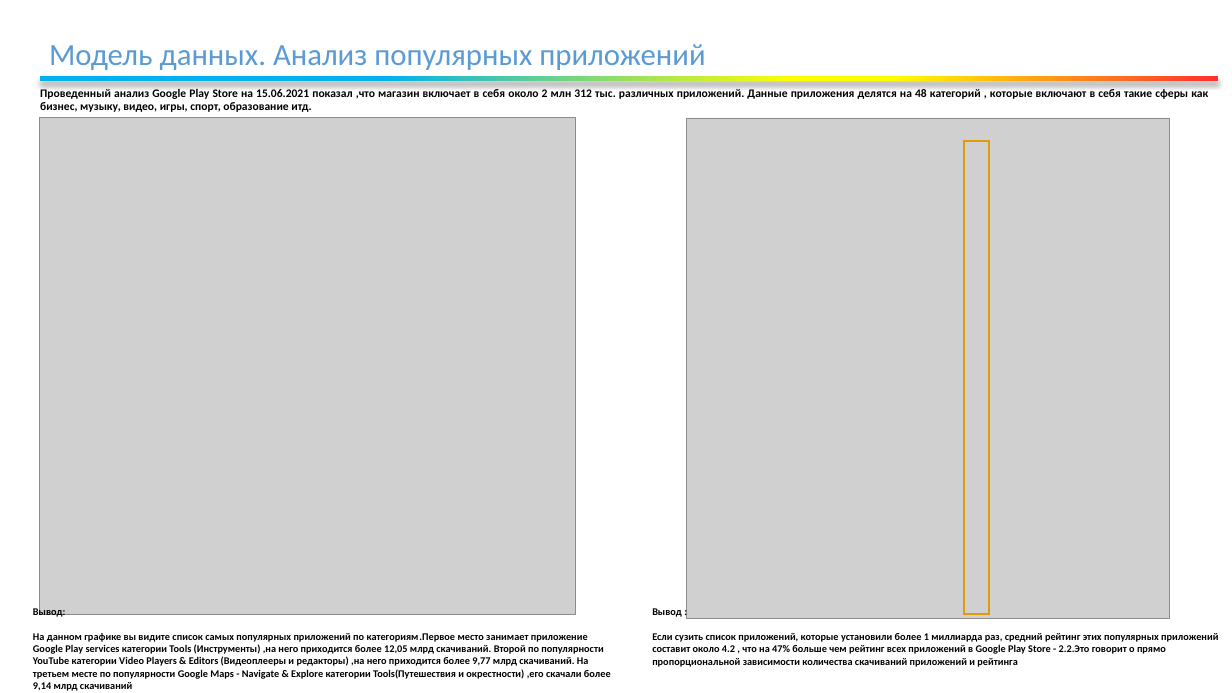
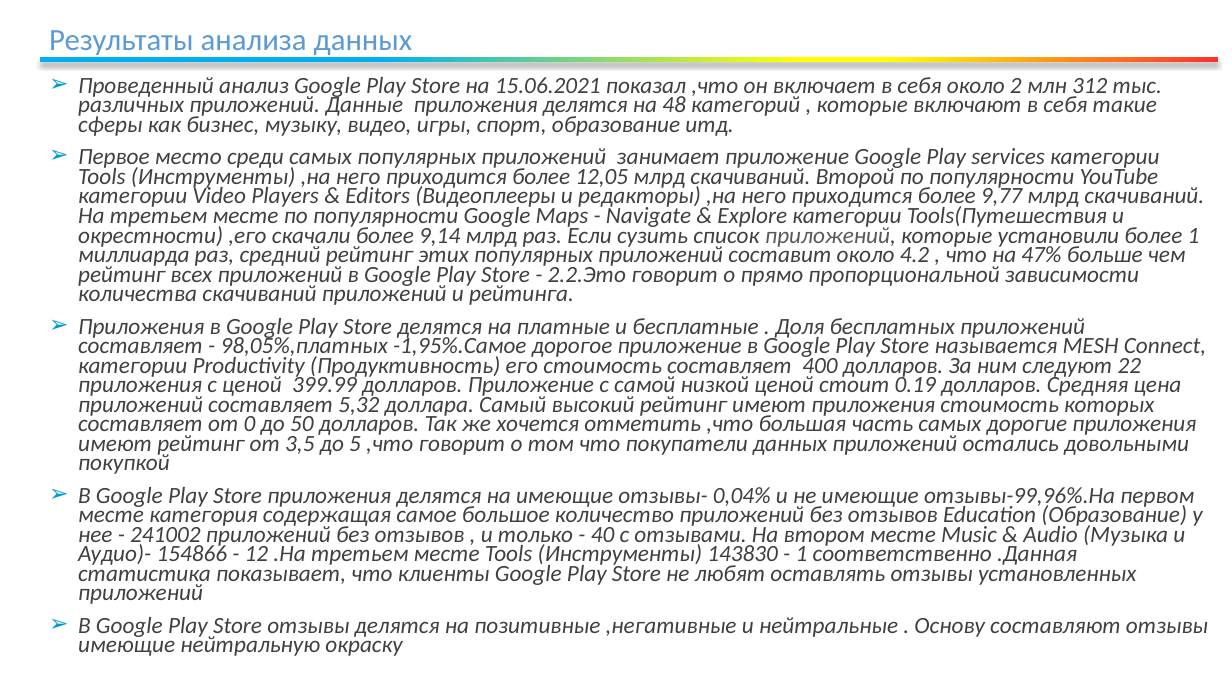
Before and after one commit to KatenokDav/data-analyst-python-course, a slide deck: slide 6 of final school project DA/Final school project DA(presentation).pptx (slide 5 before the commit). Drawn at 1232x693 pixels with LibreOffice and Linux fonts; fonts in the diff are those of the drawing; grey boxes stand for pictures; background and template pictures are left out. Boxes give left, top, right and bottom in pixels: in the first picture for what was removed or moved away, otherwise in the second. Text is boxed around its words. In the diff, an @@ line names an element or a change of style, - is before the commit and + after.

```diff
--- a/final school project DA/Final school project DA(presentation).pptx
+++ b/final school project DA/Final school project DA(presentation).pptx
@@ rectangle: place and size @@
-rectangle at [40,77,1217,81]
+rectangle at [40,57,1217,62]
@@ text removed at [49,44,705,70] @@
-Модель данных. Анализ популярных приложений
@@ text added at [49,30,413,58], 24 pt, text #5B9BD5 @@
+Результаты анализа данных
@@ text removed at [40,89,1208,112] @@
-Проведенный анализ Google Play Store на 15.06.2021 показал ,что магазин включает в себя около 2 млн 312 тыс. различных приложений. Данные приложения делятся на 48 категорий , которые включают в себя такие сферы как бизнес, музыку, видео, игры, спорт, образование итд.
@@ text added at [78,77,1208,656], 18.1 pt, text #404040, italic @@
+➢ Проведенный анализ Google Play Store на 15.06.2021 показал ,что он включает в себя около 2 млн 312 тыс. различных приложений. Данные приложения делятся на 48 категорий , которые включают в себя такие сферы как бизнес, музыку, видео, игры, спорт, образование итд.
+➢ Первое место среди самых популярных приложений занимает приложение Google Play services категории Tools (Инструменты) ,на него приходится более 12,05 млрд скачиваний. Второй по популярности YouTube категории Video Players & Editors (Видеоплееры и редакторы) ,на него приходится более 9,77 млрд скачиваний. На третьем месте по популярности Google Maps - Navigate & Explore категории Tools(Путешествия и окрестности) ,его скачали более 9,14 млрд раз. Если сузить список приложений, которые установили более 1 миллиарда раз, средний рейтинг этих популярных приложений составит около 4.2 , что на 47% больше чем рейтинг всех приложений в Google Play Store - 2.2.Это говорит о прямо пропорциональной зависимости количества скачиваний приложений и рейтинга.
+➢ Приложения в Google Play Store делятся на платные и бесплатные . Доля бесплатных приложений составляет - 98,05%,платных -1,95%.Самое дорогое приложение в Google Play Store называется MESH Connect, категории Productivity (Продуктивность) его стоимость составляет 400 долларов. За ним следуют 22 приложения с ценой 399.99 долларов. Приложение с самой низкой ценой стоит 0.19 долларов. Средняя цена приложений составляет 5,32 доллара. Самый высокий рейтинг имеют приложения стоимость которых составляет от 0 до 50 долларов. Так же хочется отметить ,что большая часть самых дорогие приложения имеют рейтинг от 3,5 до 5 ,что говорит о том что покупатели данных приложений остались довольными покупкой
+➢ В Google Play Store приложения делятся на имеющие отзывы- 0,04% и не имеющие отзывы-99,96%.На первом месте категория содержащая самое большое количество приложений без отзывов Education (Образование) у нее - 241002 приложений без отзывов , и только - 40 с отзывами. На втором месте Music & Audio (Музыка и Аудио)- 154866 - 12 .На третьем месте Tools (Инструменты) 143830 - 1 соответственно .Данная статистика показывает, что клиенты Google Play Store не любят оставлять отзывы установленных приложений
+➢ В Google Play Store отзывы делятся на позитивные ,негативные и нейтральные . Основу составляют отзывы имеющие нейтральную окраску
@@ picture removed at [40,117,576,615] @@
@@ picture removed at [687,118,1170,619] @@
@@ rectangle removed at [964,140,990,615] @@
@@ text removed at [33,606,611,691] @@
-Вывод:
-На данном графике вы видите список самых популярных приложений по категориям.Первое место занимает приложение Google Play services категории Tools (Инструменты) ,на него приходится более 12,05 млрд скачиваний. Второй по популярности YouTube категории Video Players & Editors (Видеоплееры и редакторы) ,на него приходится более 9,77 млрд скачиваний. На третьем месте по популярности Google Maps - Navigate & Explore категории Tools(Путешествия и окрестности) ,его скачали более 9,14 млрд скачиваний
@@ text removed at [652,608,1218,667] @@
-Вывод :
-Если сузить список приложений, которые установили более 1 миллиарда раз, средний рейтинг этих популярных приложений составит около 4.2 , что на 47% больше чем рейтинг всех приложений в Google Play Store - 2.2.Это говорит о прямо пропорциональной зависимости количества скачиваний приложений и рейтинга
```
Also in this commit, not shown: 5 other slides changed, 4 slides added, 1 slide removed.
